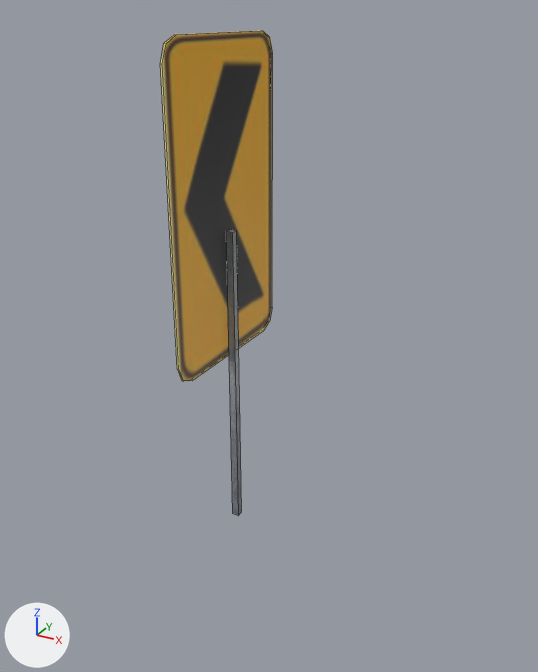
Renders of the FBX model Assets/Model/Source/roads/sign-keepgoing.fbx from each side of a commit.
Rendered twice from a 50 mm camera at (51.24, -19.63, 5.81) aimed at (48.29, -14.26, 3.13). The lights are fixed; the arrows at lower left show +X, +Y and +Z. Mesh edges are drawn as thin lines.
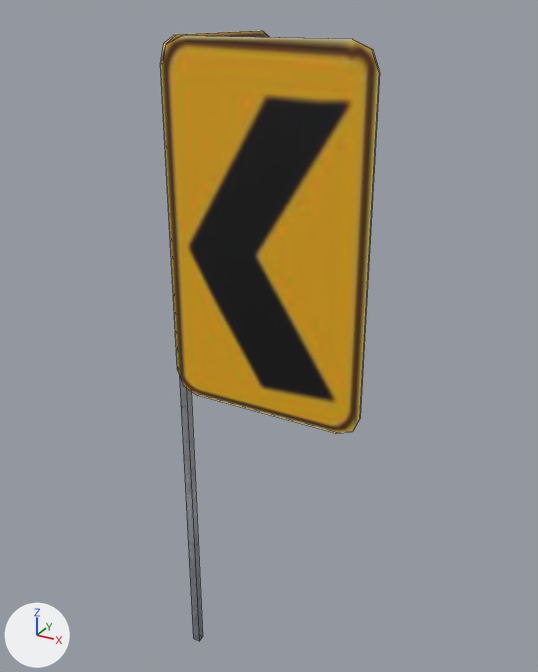
The newer file is also turned or shifted as a whole; pictures and numbers use the older file's frame.

What differs and where, as boxes [x1, y1, x2, y2] in the pictures (538 x 672 px):
'Plane.055', reshaped (94% wider, 26% taller): before [160, 30, 273, 516]; after [160, 30, 380, 641]
part 1 of me_plane_066, deleted: before [226, 230, 241, 516]
part 2 of me_plane_066, added: after [161, 36, 380, 641]

What changed in the scene script:
```text
Change me_plane_066:
    used by ob_plane_055; location = (47.9, -14.2, 1.01)
    remove me_plane_066.from_pydata(...)  # 32 vertices, 19 faces; spans x -0.07..0.01, y -0.83..0.83, z 0.0..4.63
    add me_plane_066.from_pydata(...)  # 53 vertices, 33 faces; spans x -0.07..1.6, y -0.84..0.83, z -1.01..4.63
    me_plane_066 part 1: the loose piece of 8 vertices spanning x -0.05..0.01, y -0.03..0.03, z 0.0..3.01 is deleted
    me_plane_066 part 2
    29 vertices are added at x -0.05..1.6, y -0.84..-0.76, z -1.01..4.63
    19 new faces join them
```
